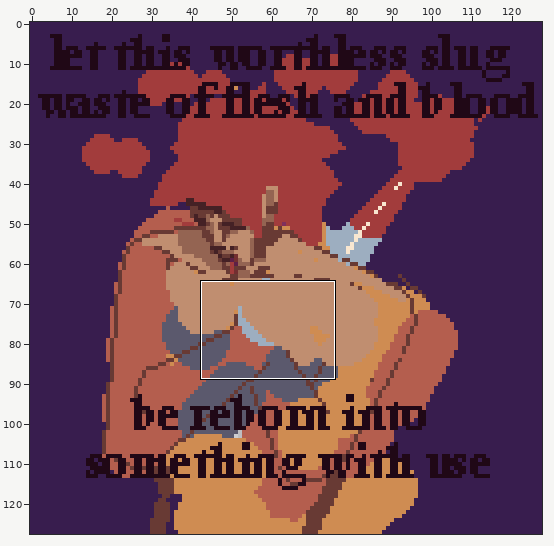
Pixel-art file, stored at graphics/dwdqw.aseprite. Above, an overview of the earlier version with the close-up marked.
Close-up. Before the edit:
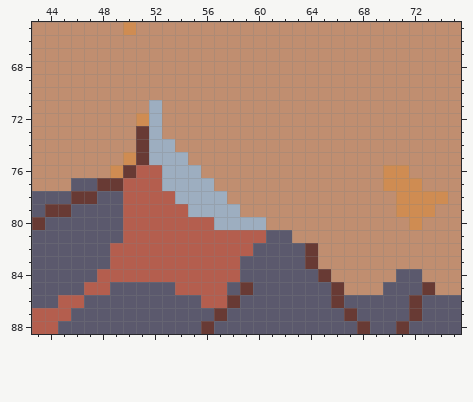
128x128 pixels, 1 frame. Shown: x 43..75, y 65..88.
The result:
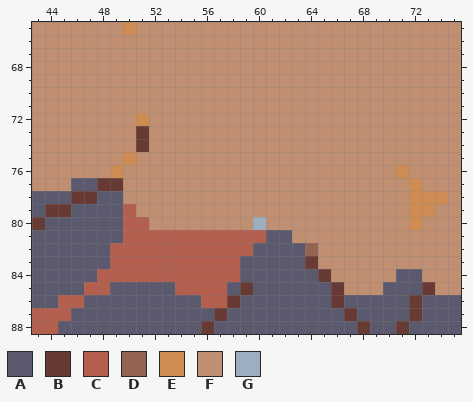
Palette (. is transparent): A #5b596d  B #683a34  C #b45e4e  D #946452  E #cf8c52  F #c08e70  G #9daec0
Change:
Layer "text":
y 71..73: x 52 G -> F
y 74: x 52..53 GG -> FF
y 75: x 51..54 BGGG -> FFFF
y 76: x 50..55 BCCGGG -> FFFFFF; x 70 E -> F
y 77: x 50..56 CCCGGGG -> FFFFFFF; x 70..71 EE -> FF
y 78: x 50..57 CCCCGGGG -> FFFFFFFF; x 71 E -> F
y 79: x 51..58 CCCCGGGG -> FFFFFFFF; x 71 E -> F
y 80: x 52..59 CCCCCGGG -> FFFFFFFF
y 82: x 64 B -> D
